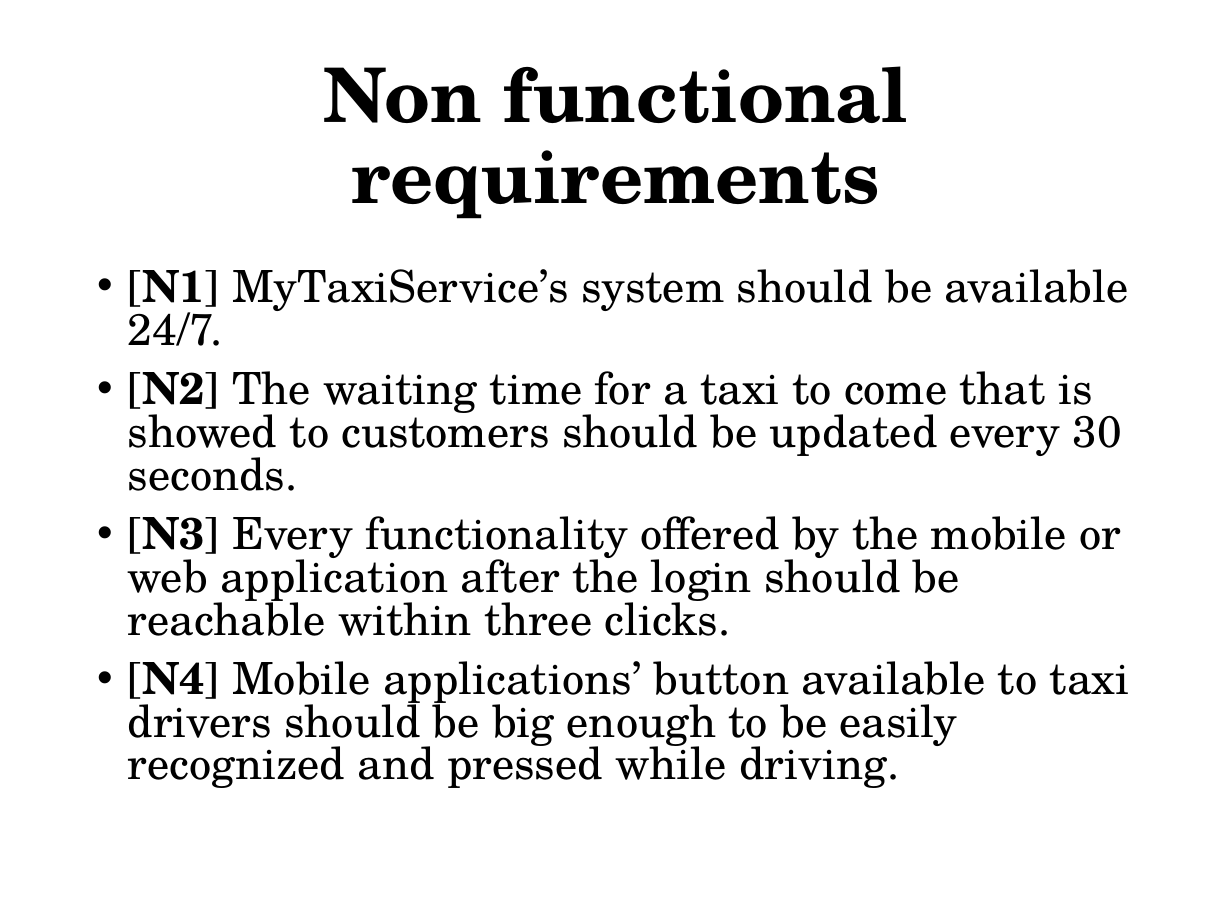
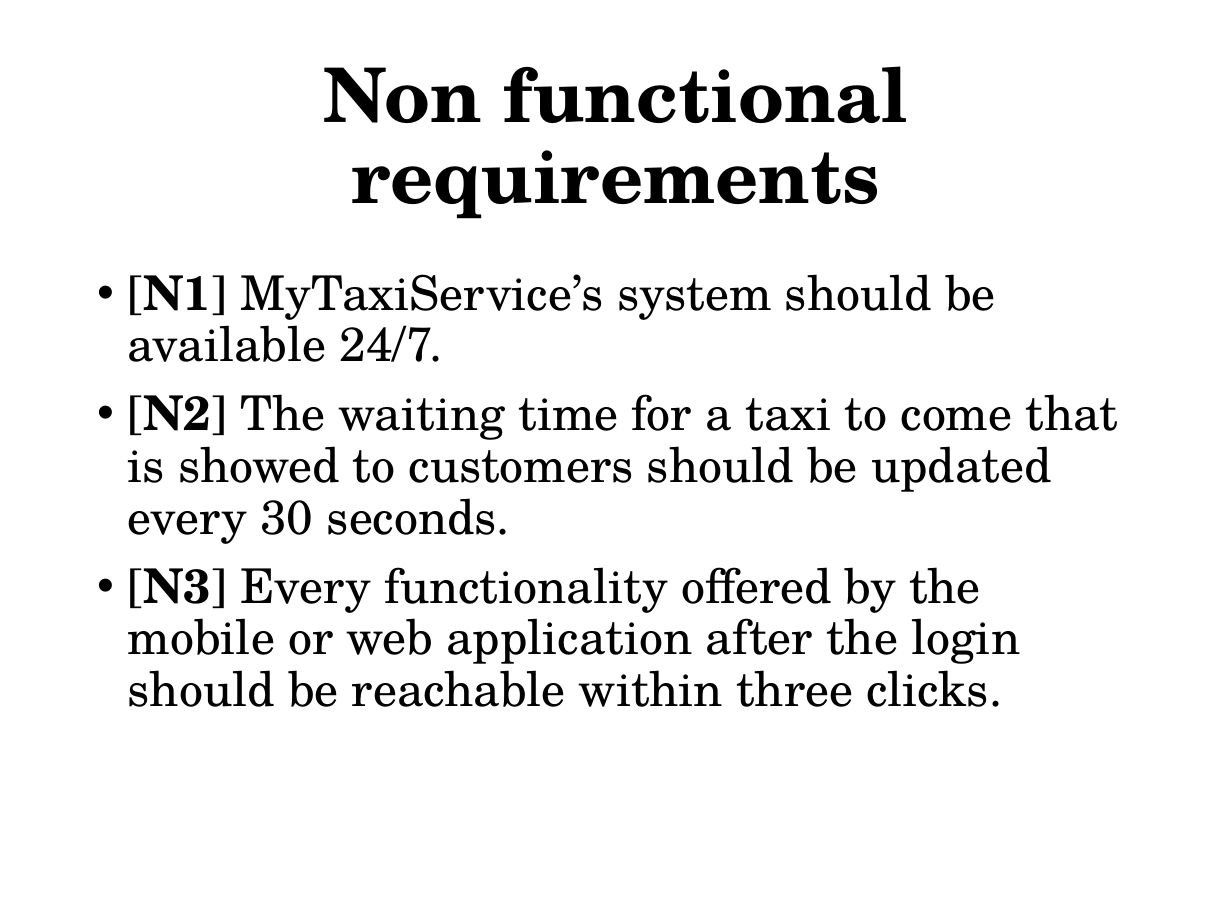
Before and after one commit to MarcoRomani/myTaxyService-SE2-PozziRomani, a slide deck: slide 1 of OtherStuff/Presentation/Non fun req + Scenarios + mockups.pptx. Drawn at 1232x924 pixels with LibreOffice and Linux fonts; fonts in the diff are those of the drawing. Boxes give left, top, right and bottom in pixels: in the first picture for what was removed or moved away, otherwise in the second. Text is boxed around its words. In the diff, an @@ line names an element or a change of style, - is before the commit and + after.

```diff
--- a/OtherStuff/Presentation/Non fun req + Scenarios + mockups.pptx
+++ b/OtherStuff/Presentation/Non fun req + Scenarios + mockups.pptx
@@ text "[N1] MyTaxiService’s system should be ..." at box(128, 274, 1119, 707): size 25.9 to 28 pt; line spacing 0.8 to 0.9 @@
@@ text at box(128, 661, 1130, 788): paragraph removed @@
-• [N4] Mobile applications’ button available to taxi drivers should be big enough to be easily recognized and pressed while driving.
```
Also in this commit, not shown: 3 other slides changed, 4 other files.
